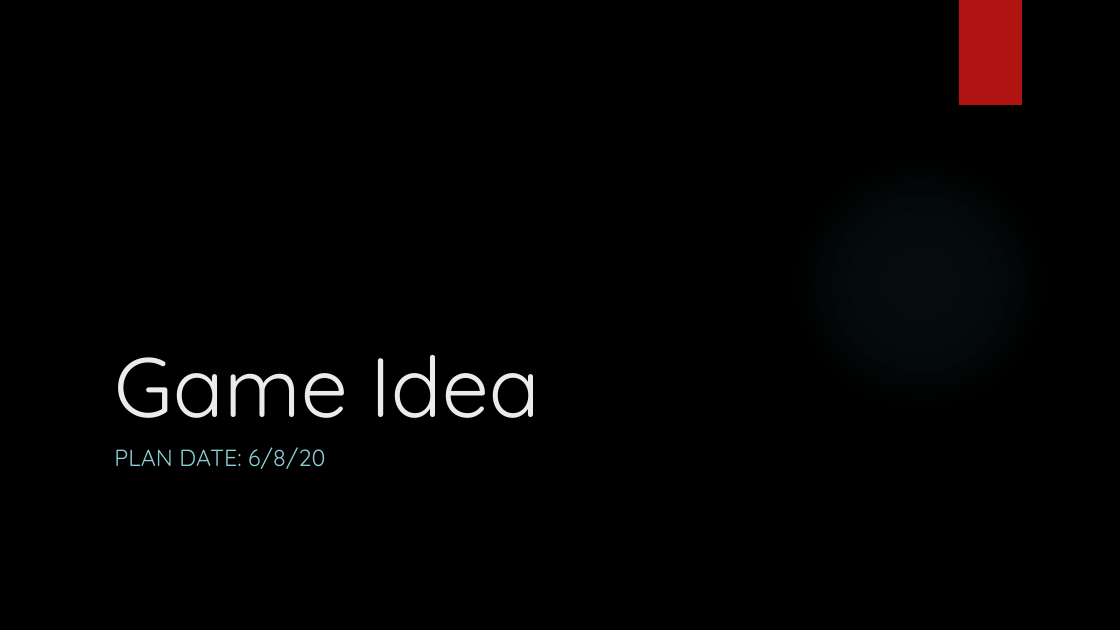
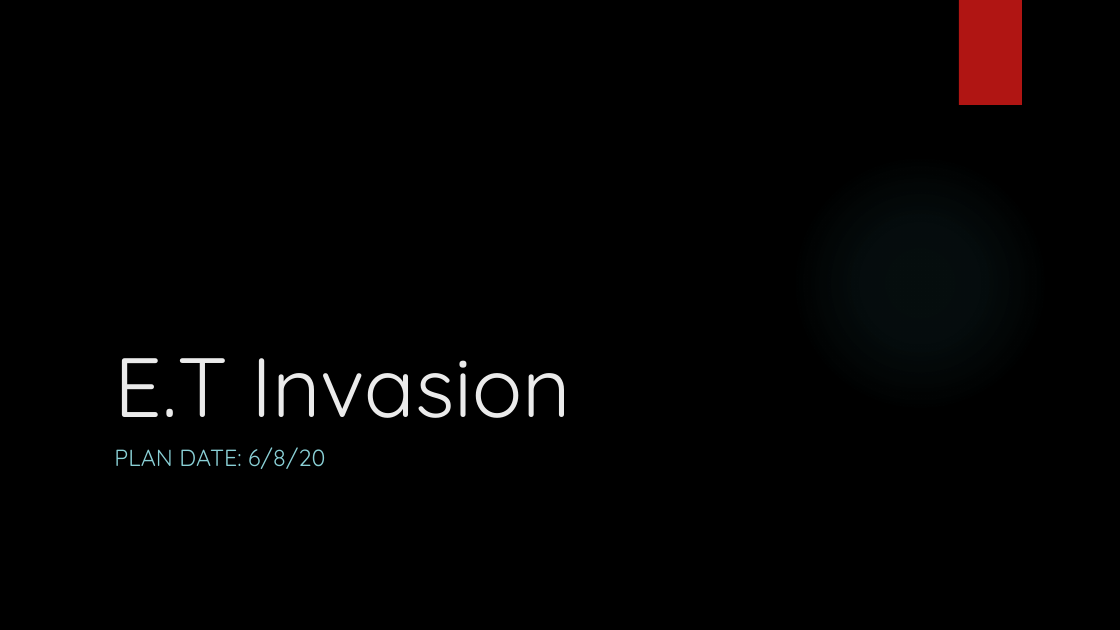
Before and after one commit to JefarAberson19/ET-invasion, a slide deck: slide 1 of Document/02_Napa_13_Aniq_Presentation.pptx. Drawn at 1120x630 pixels with LibreOffice and Linux fonts; fonts in the diff are those of the drawing; background and template pictures are left out. Boxes give left, top, right and bottom in pixels: in the first picture for what was removed or moved away, otherwise in the second. Text is boxed around its words. In the diff, an @@ line names an element or a change of style, - is before the commit and + after.

```diff
--- a/Document/02_Napa_13_Aniq_Presentation.pptx
+++ b/Document/02_Napa_13_Aniq_Presentation.pptx
@@ title at [114,358,571,418]: text changed @@
-Game Idea
+E.T Invasion
```
Also in this commit, not shown: 3 other slides changed, 2 slides added, 2 slides removed, 1 other file.
